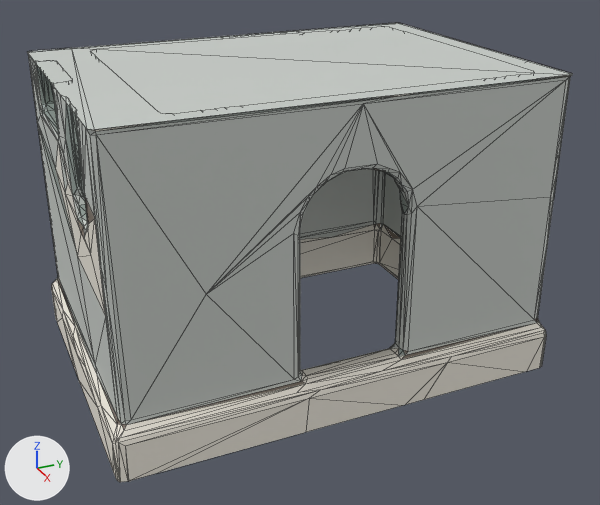
The glTF model docs/univers/archipeo/batiments/modeles/5e-batiment-salon-de-moustache/etape-1.glb: old version first, new version second.
One viewpoint serves both versions: a camera (50 mm lens) standing at (1.343, -0.585, 0.861) and looking at (0.038, 0.002, 0.208). Arrows for +X, +Y and +Z are at lower left; the lights stay in place. The picture after the commit comes second. Mesh edges are drawn as thin lines. Vertices at exactly the same position are counted once.

In view in the first picture: 'geometry_0'.
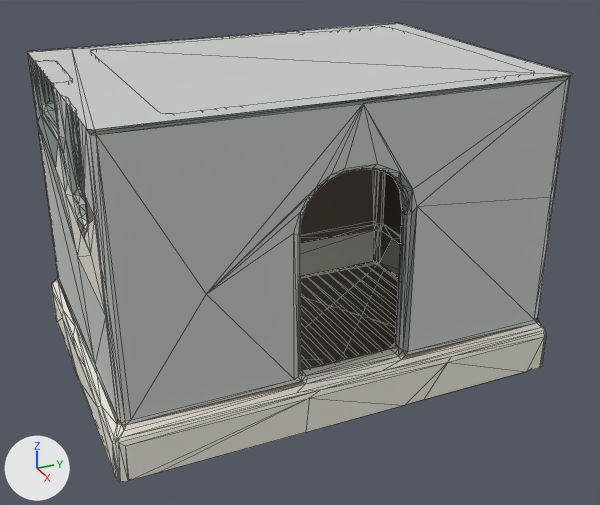
Where the change shows, as pixel boxes (x1, y1, x2, y2) in the pictures (600 x 505 px; the box of a moved part takes in the faces that stretch with it):
part 1 of me_geometry_0, added: after (300, 262, 398, 370)
part 2 of me_geometry_0, moved or reshaped: (27, 48, 87, 129) in both
part 3 of me_geometry_0, built on: (112, 169, 546, 482) in both
part 4 of me_geometry_0, recoloured: (30, 57, 569, 370) in both

The change, as a list of edits to the scene's bpy script:
```text
Change me_geometry_0:
    used by ob_geometry_0; location = (0.0, 0.0, 0.0)
    remove me_geometry_0.from_pydata(...)  # 763 vertices, 1284 faces; spans x -0.3..0.294, y -0.422..0.401, z 0.0..0.559
    add me_geometry_0.from_pydata(...)  # 807 vertices, 1392 faces; spans x -0.3..0.294, y -0.422..0.401, z 0.0..0.559
    me_geometry_0 part 1: a new loose piece of 50 vertices spanning x -0.251..0.239, y -0.293..0.326, z 0.003, in mat_defaultmaterial
    me_geometry_0 part 2
    6 vertices are removed from x -0.277..-0.092, y -0.407..-0.372, z 0.557..0.559
    16 faces are deleted
    3 vertices in x -0.27..-0.269, y -0.407, z 0.559 move by (-0.005, 0.0, 0.0)
    3 vertices move from x -0.281..-0.042, y -0.407..-0.371, z 0.559 to x -0.279..-0.044, y -0.407..-0.372, z 0.559
    3 vertices are added at (-0.274, -0.407, 0.557), (-0.275, -0.407, 0.559), (-0.093, -0.372, 0.559)
    12 new faces join them
    me_geometry_0 part 3
    3 vertices are removed from x -0.254..0.277, y 0.098..0.381, z 0.1..0.109
    23 faces are deleted
    2 vertices move within x 0.291, y -0.418, z 0.0
    1 vertex is added at (-0.254, 0.101, 0.105)
    88 new faces join them
    me_geometry_0 part 4: 379 kept faces spanning x -0.289..0.281, y -0.408..0.387, z 0.0..0.559 get new vertex colours
    other edits to the shape of me_geometry_0 do not show in these pictures
```
